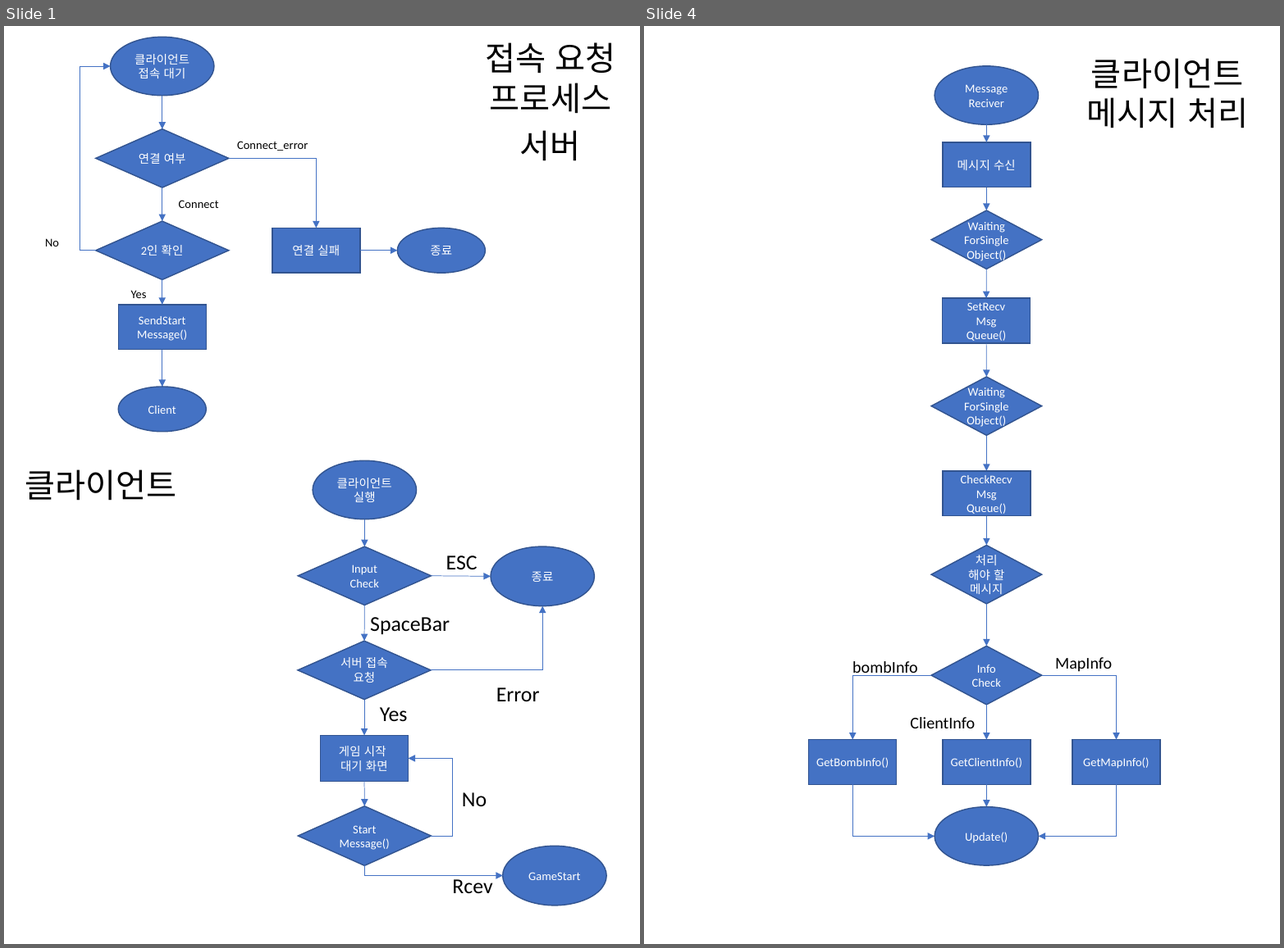
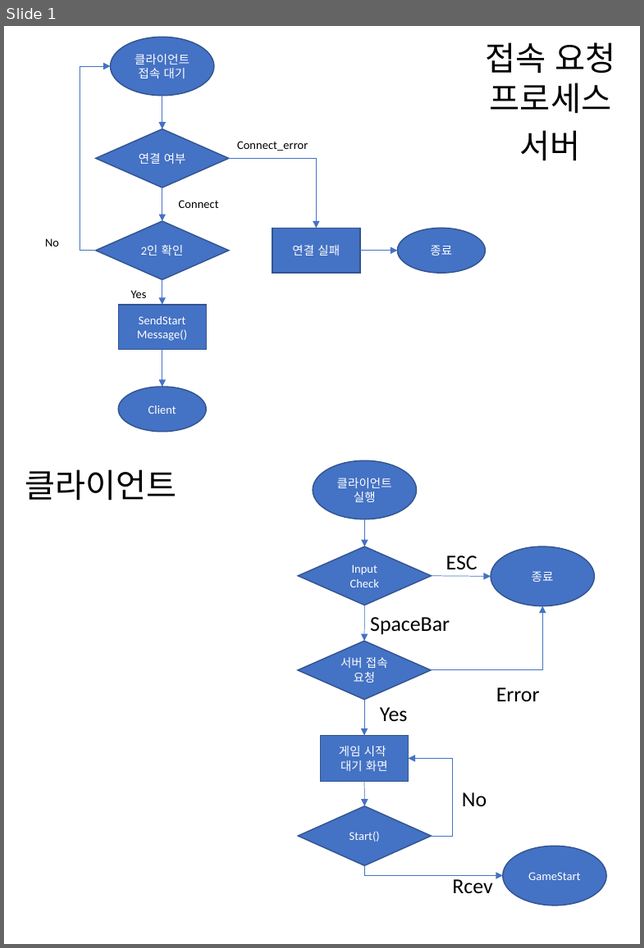
Before and after one commit to YongsunLee/Network-Game-Programming, a slide deck: Term Project/기획서/플로우차트 (구조 수정).pptx. Shown side by side, each under a label of ours: slides 1 and 4 before the commit, slide 1 after it; the slides between them are not shown. The pictures are 1284x948 and 644x948 pixels, drawn with LibreOffice and Linux fonts; fonts in the diff are those of the drawing. Boxes give left, top, right and bottom in pixels: in the first picture for what was removed or moved away, otherwise in the second. Text is boxed around its words. In the diff, an @@ line names an element or a change of style, - is before the commit and + after.

```diff
--- a/Term Project/기획서/플로우차트 (구조 수정).pptx
+++ b/Term Project/기획서/플로우차트 (구조 수정).pptx
@@ slide 4 removed at [644,26,1280,944], background #FFFFFF @@
@@ ellipse removed at [934,66,1038,124] @@
-Message
-Reciver
@@ text removed at [1086,58,1248,128] @@
-클라이언트
-메시지 처리
@@ rectangle removed at [942,142,1030,187] @@
-메시지 수신
@@ arrow removed from (986, 124) to (986, 142) @@
@@ arrow removed from (986, 187) to (986, 210) @@
@@ diamond removed at [931,210,1042,270] @@
-Waiting
-ForSingleObject()
@@ arrow removed from (986, 270) to (986, 298) @@
@@ rectangle removed at [942,298,1030,343] @@
-SetRecv
-Msg
-Queue()
@@ arrow removed from (986, 343) to (986, 377) @@
@@ diamond removed at [931,377,1042,435] @@
-Waiting
-ForSingleObject()
@@ arrow removed from (986, 435) to (986, 470) @@
@@ rectangle removed at [942,470,1030,516] @@
-CheckRecv
-Msg
-Queue()
@@ arrow removed from (986, 516) to (986, 545) @@
@@ diamond removed at [931,545,1042,604] @@
-처리 해야 할 메시지
@@ arrow removed from (986, 604) to (986, 646) @@
@@ text removed at [852,662,918,678] @@
-bombInfo
@@ diamond removed at [931,646,1042,705] @@
-Info Check
@@ text removed at [1055,657,1111,672] @@
-MapInfo
@@ elbow arrow removed from (931, 675) to (852, 739) @@
@@ elbow arrow removed from (1042, 675) to (1116, 739) @@
@@ arrow removed from (986, 705) to (986, 739) @@
@@ text removed at [910,717,974,729] @@
-ClientInfo
@@ rectangle removed at [808,739,897,784] @@
-GetBombInfo()
@@ rectangle removed at [942,739,1030,784] @@
-GetClientInfo()
@@ rectangle removed at [1072,739,1160,784] @@
-GetMapInfo()
@@ elbow arrow removed from (852, 784) to (934, 836) @@
@@ arrow removed from (986, 784) to (986, 807) @@
@@ elbow arrow removed from (1116, 784) to (1038, 836) @@
@@ ellipse removed at [934,807,1038,866] @@
-Update()
@@ slide 1 changed as well @@
@@ text in diamond at [349,831,380,842]: text changed @@
-Start
-Message()
+Start()
```
Also in this commit, not shown: 2 other slides changed, 5 other files.
